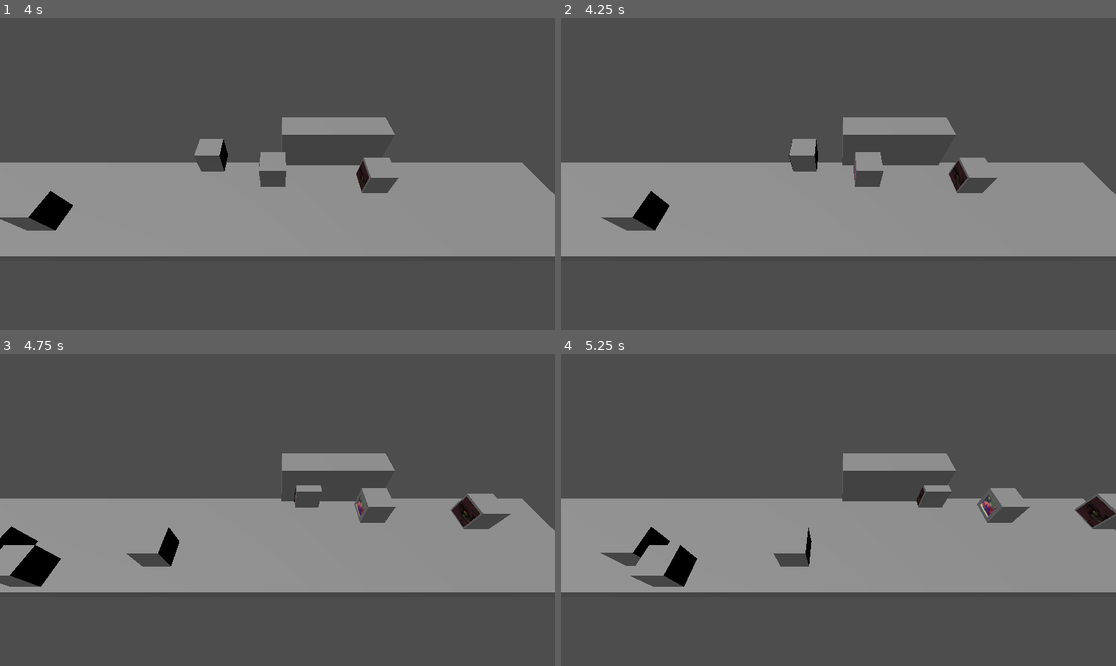
Above: before the commit, frames 1-4 (two rows, left to right).
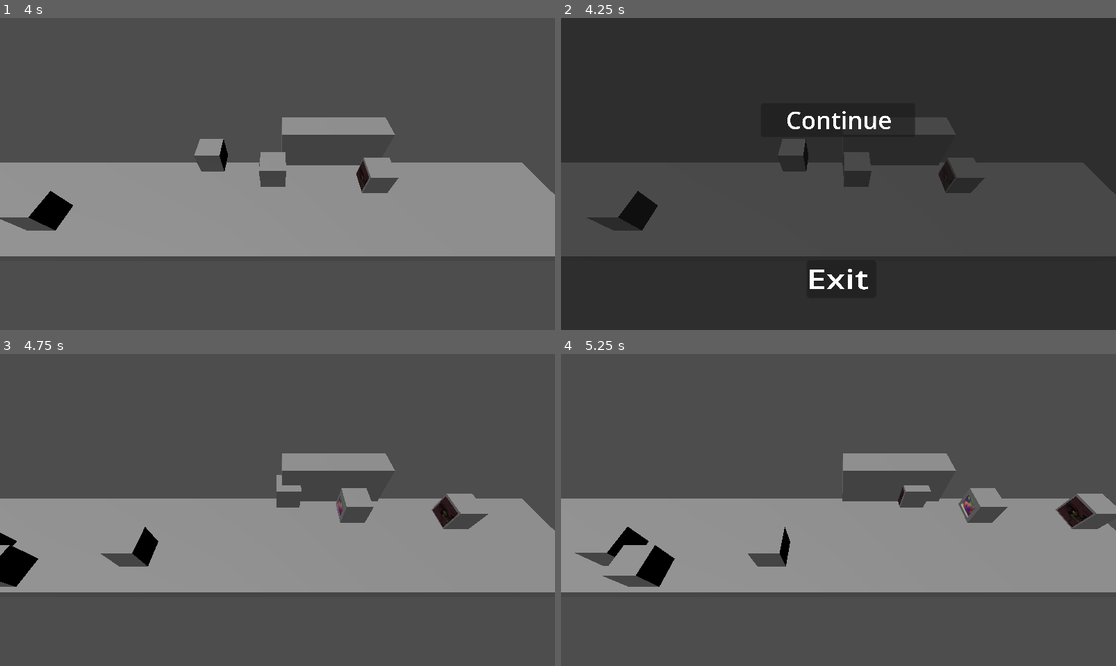
Above: after the commit, the same moments.

Repository: J2814/Non-stop-checkout
Game: Godot game, scene res://Scenes/main_scene.tscn
Same seed, same stepped clock (60 frames per second), same inputs: the game is played once before the commit and once after it. Before the commit the project has no main scene; this scene is started directly in both runs.
Inputs (mouse positions are in pixels of both pictures, inside the frame that each line leads up to):
- Up to frame 1 (4 s): tap Enter at 0.5 s; move the mouse to (399, 158) at 0.52 s; click (399, 158) at 0.67 s; tap Space at 0.77, 1.52, 3.02, 3.77 s; move the mouse to (166, 189) at 1.27 s; click (166, 189) at 1.42 s; move the mouse to (333, 105) at 2.02 s; click (333, 105) at 2.17 s; move the mouse to (249, 236) at 2.77 s; click (249, 236) at 2.92 s; move the mouse to (444, 220) at 3.52 s; click (444, 220) at 3.67 s
- Up to frame 2 (4.25 s): tap Escape (ESC, bound only after the commit) at 4.15 s
- Up to frame 3 (4.75 s): click (277, 456) at 4.25 s, where only the run after the commit has a clickable "Continue"
- Up to frame 4 (5.25 s): move the mouse to (672, 463) at 5.02 s; click (672, 463) at 5.17 s

Frame 1 is identical in both runs. In frame 2, 98% of the frame differs, in the area x 0-100%, y 0-100%; in frame 3, 4.0%; in frame 4, 4.5%.

Commit message:
Base sound + menu + difficulty

Diff:
--- /dev/null
+++ b/Scenes/audio_manager.tscn
@@ -0,0 +1,24 @@
+[gd_scene load_steps=5 format=3 uid="uid://dof6lthqlyn0q"]
+
+[ext_resource type="Script" path="res://_Scripts/audio_manager.gd" id="1_vogan"]
+[ext_resource type="AudioStream" uid="uid://cl6c8vmw6t2kl" path="res://Art/Audio/Music/It-Came-Upon-a-Midnight-Clear-chosic.com_.mp3" id="2_o2nny"]
+[ext_resource type="AudioStream" uid="uid://43dt8bs86bfb" path="res://Art/Audio/Sounds/scan_sound.mp3" id="3_nbsgv"]
+[ext_resource type="AudioStream" uid="uid://bdqfyihed1nty" path="res://Art/Audio/Sounds/ambient.mp3" id="3_noq4o"]
+
+[node name="AudioManager" type="Node"]
+script = ExtResource("1_vogan")
+
+[node name="Ambient" type="Node" parent="."]
+
+[node name="BackgroundMusic" type="AudioStreamPlayer" parent="Ambient"]
+stream = ExtResource("2_o2nny")
+volume_db = -5.0
+parameters/looping = true
+
+[node name="MainMenuMusic" type="AudioStreamPlayer" parent="Ambient"]
+stream = ExtResource("3_noq4o")
+
+[node name="InteractionSounds" type="Node" parent="."]
+
+[node name="Scan" type="AudioStreamPlayer" parent="InteractionSounds"]
+stream = ExtResource("3_nbsgv")
--- /dev/null
+++ b/Scenes/main_menu.tscn
@@ -0,0 +1,103 @@
+[gd_scene load_steps=3 format=3 uid="uid://w6pccvptfrfh"]
+
+[ext_resource type="Script" path="res://_Scripts/main_menu.gd" id="1_f42vm"]
+[ext_resource type="Texture2D" uid="uid://28d3gqvvwbw" path="res://Art/Sprites/test_menubg.jpg" id="1_h0gpu"]
+
+[node name="Main_menu" type="Control"]
+layout_mode = 3
+anchors_preset = 15
+anchor_right = 1.0
+anchor_bottom = 1.0
+grow_horizontal = 2
+grow_vertical = 2
+mouse_filter = 1
+script = ExtResource("1_f42vm")
+
+[node name="Sprite2D" type="Sprite2D" parent="."]
+position = Vector2(576.43, 373)
+scale = Vector2(1.15114, 1.06411)
+texture = ExtResource("1_h0gpu")
+
+[node name="Play" type="Button" parent="."]
+layout_mode = 1
+anchors_preset = 8
+anchor_left = 0.5
+anchor_top = 0.5
+anchor_right = 0.5
+anchor_bottom = 0.5
+offset_left = -190.0
+offset_top = -248.0
+offset_right = 210.0
+offset_bottom = -148.0
+grow_horizontal = 2
+grow_vertical = 2
+mouse_filter = 1
+
+[node name="ColorRect" type="ColorRect" parent="Play"]
+layout_mode = 1
+anchors_preset = 15
+anchor_right = 1.0
+anchor_bottom = 1.0
+grow_horizontal = 2
+grow_vertical = 2
+mouse_filter = 1
+mouse_default_cursor_shape = 2
+color = Color(0.329158, 0.329158, 0.329158, 1)
+
+[node name="Label" type="Label" parent="Play"]
+top_level = true
+layout_mode = 1
+anchors_preset = -1
+anchor_left = 0.339
+anchor_top = 0.122
+anchor_right = 0.681
+anchor_bottom = 0.267
+offset_left = 122.472
+offset_top = -7.05601
+offset_right = 2728.49
+offset_bottom = 898.984
+grow_horizontal = 2
+grow_vertical = 2
+scale = Vector2(0.1, 0.1)
+theme_override_font_sizes/font_size = 700
+text = "Play"
+
+[node name="CloseGame" type="Button" parent="."]
+process_mode = 3
+top_level = true
+layout_mode = 1
+anchors_preset = 8
+anchor_left = 0.5
+anchor_top = 0.5
+anchor_right = 0.5
+anchor_bottom = 0.5
+offset_left = -139.0
+offset_top = -8.0
+offset_right = 161.0
+offset_bottom = 92.0
+grow_horizontal = 2
+grow_vertical = 2
+mouse_filter = 1
+
+[node name="ColorRect" type="ColorRect" parent="CloseGame"]
+layout_mode = 1
+anchors_preset = 15
+anchor_right = 1.0
+anchor_bottom = 1.0
+grow_horizontal = 2
+grow_vertical = 2
+mouse_filter = 1
+mouse_default_cursor_shape = 2
+color = Color(0.329158, 0.329158, 0.329158, 1)
+
+[node name="Label" type="Label" parent="CloseGame"]
+offset_left = 74.0
+offset_top = 5.0
+offset_right = 3044.0
+offset_bottom = 995.0
+scale = Vector2(0.1, 0.1)
+theme_override_font_sizes/font_size = 700
+text = "EXIT"
+
+[connection signal="pressed" from="Play" to="." method="_on_play_pressed"]
+[connection signal="pressed" from="CloseGame" to="." method="_on_close_game_pressed"]
--- a/Scenes/main_scene.tscn
+++ b/Scenes/main_scene.tscn
@@ -1,9 +1,14 @@
-[gd_scene load_steps=3 format=3 uid="uid://cjfxxkiddbmbt"]
+[gd_scene load_steps=7 format=3 uid="uid://cjfxxkiddbmbt"]
 
+[ext_resource type="Script" path="res://_Scripts/main_scene.gd" id="1_fdosp"]
 [ext_resource type="PackedScene" uid="uid://ci2r0fe1mbyt0" path="res://Scenes/generic_item.tscn" id="1_phi0d"]
 [ext_resource type="Script" path="res://_Scripts/Spawner.gd" id="2_u3jyf"]
+[ext_resource type="PackedScene" uid="uid://dof6lthqlyn0q" path="res://Scenes/audio_manager.tscn" id="3_068bj"]
+[ext_resource type="Script" path="res://_Scripts/pause_node.gd" id="5_74wqr"]
+[ext_resource type="PackedScene" uid="uid://bueoqibuftxu" path="res://Scenes/menu.tscn" id="6_e1j1i"]
 
 [node name="MainScene" type="Node3D"]
+script = ExtResource("1_fdosp")
 
 [node name="CSGBox3D" type="CSGBox3D" parent="."]
 transform = Transform3D(1, 0, 0, 0, 1, 0, 0, 0, 1, -0.423, -0.28, -0.255)
@@ -28,4 +33,12 @@
 [node name="Timer" type="Timer" parent="Spawner"]
 wait_time = 2.0
 
+[node name="AudioManager" parent="." instance=ExtResource("3_068bj")]
+
+[node name="PauseNode" type="Node" parent="."]
+process_mode = 2
+script = ExtResource("5_74wqr")
+
+[node name="Menu" parent="." instance=ExtResource("6_e1j1i")]
+
 [connection signal="timeout" from="Spawner/Timer" to="Spawner" method="_on_timer_timeout"]
--- /dev/null
+++ b/Scenes/menu.tscn
@@ -0,0 +1,71 @@
+[gd_scene load_steps=2 format=3 uid="uid://bueoqibuftxu"]
+
+[ext_resource type="Script" path="res://_Scripts/menu.gd" id="1_yn3l5"]
+
+[node name="Menu" type="Control"]
+process_mode = 3
+layout_mode = 3
+anchors_preset = 15
+anchor_right = 1.0
+anchor_bottom = 1.0
+grow_horizontal = 2
+grow_vertical = 2
+script = ExtResource("1_yn3l5")
+
+[node name="MenuLayer" type="CanvasLayer" parent="."]
+
+[node name="menupanel" type="Panel" parent="MenuLayer"]
+anchors_preset = 15
+anchor_right = 1.0
+anchor_bottom = 1.0
+grow_horizontal = 2
+grow_vertical = 2
+
+[node name="Continue" type="Button" parent="MenuLayer"]
+anchors_preset = 8
+anchor_left = 0.5
+anchor_top = 0.5
+anchor_right = 0.5
+anchor_bottom = 0.5
+offset_left = -161.0
+offset_top = -147.0
+offset_right = -1.0
+offset_bottom = -112.0
+grow_horizontal = 2
+grow_vertical = 2
+scale = Vector2(2, 2)
+
+[node name="Label" type="Label" parent="MenuLayer/Continue"]
+layout_mode = 0
+offset_left = 25.5
+offset_top = -0.5
+offset_right = 1124.5
+offset_bottom = 341.5
+scale = Vector2(0.1, 0.1)
+theme_override_font_sizes/font_size = 250
+text = "Continue"
+
+[node name="Exit" type="Button" parent="MenuLayer"]
+anchors_preset = 8
+anchor_left = 0.5
+anchor_top = 0.5
+anchor_right = 0.5
+anchor_bottom = 0.5
+offset_left = -66.0
+offset_top = 179.0
+offset_right = -16.0
+offset_bottom = 214.0
+grow_horizontal = 2
+grow_vertical = 2
+scale = Vector2(2.88845, 2.24857)
+
+[node name="Label" type="Label" parent="MenuLayer/Exit"]
+layout_mode = 0
+offset_right = 40.0
+offset_bottom = 23.0
+scale = Vector2(0.05, 0.05)
+theme_override_font_sizes/font_size = 500
+text = "Exit"
+
+[connection signal="pressed" from="MenuLayer/Continue" to="." method="_on_continue_pressed"]
+[connection signal="pressed" from="MenuLayer/Exit" to="." method="_on_exit_pressed"]
--- a/_Scripts/Global.gd
+++ b/_Scripts/Global.gd
@@ -1,6 +1,8 @@
 extends Node
-
-
+var objectcoeff = objscanneddelt
+var objscanneddelt :int = 0
+var objscanned = 0
+@export var diff = 0
 @export var CurrentSpeed :float = 2
 
 @export var InHandPosition :Vector3 = Vector3(0,1.5,0.5)
--- a/_Scripts/Item.gd
+++ b/_Scripts/Item.gd
@@ -1,12 +1,17 @@
 extends Node3D
 
+
 var price :float = 0.99;
+
+var objscanned = 1;
 
 enum itemState {InHand, Scanned, NotScanned}
 
 var current_state = itemState.NotScanned
 
 var last_mouse_position : Vector2
+
+@onready var camera = get_node("/root/MainScene/Camera3D")
 
 @onready var hitBox: Area3D = $Area3D
 
@@ -28,7 +33,7 @@
 
 
 func MoveOnConveyorBelt(delta: float):
-	position.x += Global.CurrentSpeed * delta
+	position.x += (Global.CurrentSpeed + Global.diff/2) * delta
 
 
 func RotateInHand(deltaTime):
@@ -67,11 +72,13 @@
 
 func RemoveFromHand():
 	ChangeState(itemState.Scanned)
+	AudioManager.play_beep()
+	Global.objscanneddelt +=1
+	Global.objscanned +=1
 	var tween = create_tween()
 	tween.tween_property(self, "position", Global.ScannedPosition, 0.15)
 	tween.tween_property(self, "scale", 0.001 * Vector3(1,1,1), 0.3)
 	deathTimer.start()
-
 
 func _input(event):
 
--- a/_Scripts/Spawner.gd
+++ b/_Scripts/Spawner.gd
@@ -3,9 +3,8 @@
 var item_scenes: Array = []
 
 @onready var timer :Timer = $Timer
-
 var allowSpawn: bool = false
-
+var timerstages = [2.0, 1.5, 1.0, 0.5]
 func _init():
 	PopulateItemArray()
 
@@ -16,6 +15,7 @@
 
 func StartSpawnning():
 	allowSpawn = true
+
 	timer.start()
 
 func PopulateItemArray():
@@ -42,12 +42,26 @@
 		add_child(instance)
 		instance.global_position = Vector3(-5, 0, randf_range(-1, 1))
 
+func difficulty():
+	var objectcoeff = Global.objscanneddelt/5
+	#print("шзнх")
+	if objectcoeff == 1:
+		Global.diff +=1
+		Global.diff = clamp(Global.diff, 0, 3)
+		objectcoeff = 0
+		Global.objscanneddelt = 0
+		print(objectcoeff)
+
 func _input(event):
 	if event is InputEventKey and event.pressed and event.keycode == KEY_SPACE:
 		spawn_random_object()
-
+func _process(delta: float) -> void:
+	difficulty()
 
 func _on_timer_timeout() -> void:
 	if allowSpawn:
 		spawn_random_object()
+		timer.wait_time = timerstages[Global.diff]
 		timer.start()
+	#print('s' ,Global.objscanneddelt)
+	#print('d',Global.diff)
--- /dev/null
+++ b/_Scripts/audio_manager.gd
@@ -0,0 +1,7 @@
+extends Node
+
+@onready var BGM = get_node("Ambient/BackgroundMusic")
+@onready var Beep = get_node("InteractionSounds/Scan")
+
+func play_beep():
+	Beep.play()
--- /dev/null
+++ b/_Scripts/main_menu.gd
@@ -0,0 +1,14 @@
+extends Control
+
+@onready var menu_music = get_node("/root/AudioManager/Ambient/MainMenuMusic")
+func _ready() -> void:
+	menu_music.play()
+
+
+func _on_close_game_pressed() -> void:
+	get_tree().quit()
+
+
+func _on_play_pressed() -> void:
+	menu_music.stop()
+	get_tree().change_scene_to_file("res://Scenes/main_scene.tscn")
--- /dev/null
+++ b/_Scripts/main_scene.gd
@@ -0,0 +1,21 @@
+extends Node3D
+@onready var MenuLayer = get_node("/root/MainScene/Menu/MenuLayer")
+@onready var BGM = get_node("/root/AudioManager/Ambient/BackgroundMusic")
+func _ready() -> void:
+	MenuLayer.visible = false
+	BGM.play()
+
+func _process(delta: float) -> void:
+	if MenuLayer.visible:
+		MenuLayer.visible = false
+
+
+func _input(event: InputEvent) -> void:
+	if Input.is_action_just_pressed("ESC"):
+		pause_game()
+
+
+
+func pause_game():
+	MenuLayer.visible = true
+	get_tree().paused = true
--- /dev/null
+++ b/_Scripts/menu.gd
@@ -0,0 +1,11 @@
+extends Control
+
+
+
+
+func _on_exit_pressed() -> void:
+	get_tree().change_scene_to_file("res://Scenes/main_menu.tscn")
+
+
+func _on_continue_pressed() -> void:
+	get_tree().paused = false
--- /dev/null
+++ b/_Scripts/pause_node.gd
@@ -0,0 +1,7 @@
+extends Node
+
+
+func _input(event: InputEvent) -> void:
+	if Input.is_action_just_pressed("ESC"):
+		get_viewport().set_input_as_handled()
+		get_tree().paused = false
--- a/project.godot
+++ b/project.godot
@@ -11,17 +11,27 @@
 [application]
 
 config/name="Non-stop-checkout"
+run/main_scene="res://Scenes/main_menu.tscn"
 config/features=PackedStringArray("4.3", "GL Compatibility")
 config/icon="res://icon.svg"
 
 [autoload]
 
 Global="*res://_Scripts/Global.gd"
+AudioManager="*res://Scenes/audio_manager.tscn"
 
 [editor]
 
 movie_writer/movie_file="D:/Godot stuff/GODOT 4.3/Non-stop-checkout/recs/movie.avi"
 
+[input]
+
+ESC={
+"deadzone": 0.5,
+"events": [Object(InputEventKey,"resource_local_to_scene":false,"resource_name":"","device":-1,"window_id":0,"alt_pressed":false,"shift_pressed":false,"ctrl_pressed":false,"meta_pressed":false,"pressed":false,"keycode":0,"physical_keycode":4194305,"key_label":0,"unicode":0,"location":0,"echo":false,"script":null)
+]
+}
+
 [rendering]
 
 renderer/rendering_method="gl_compatibility"
Not shown, added: Art/Audio/Music/It-Came-Upon-a-Midnight-Clear-chosic.com_.mp3.import
Not shown, added: Art/Audio/Music/sample-6s.mp3.import
Not shown, added: Art/Audio/Sounds/ambient.mp3.import
Not shown, added: Art/Audio/Sounds/scan_sound.mp3.import
Not shown, added: Art/Sprites/test_menubg.jpg.import
Not shown, added: Art/Audio/Music/It-Came-Upon-a-Midnight-Clear-chosic.com_.mp3
Not shown, added: Art/Audio/Music/sample-6s.mp3
Not shown, added: Art/Audio/Sounds/ambient.mp3
Not shown, added: Art/Audio/Sounds/scan_sound.mp3
